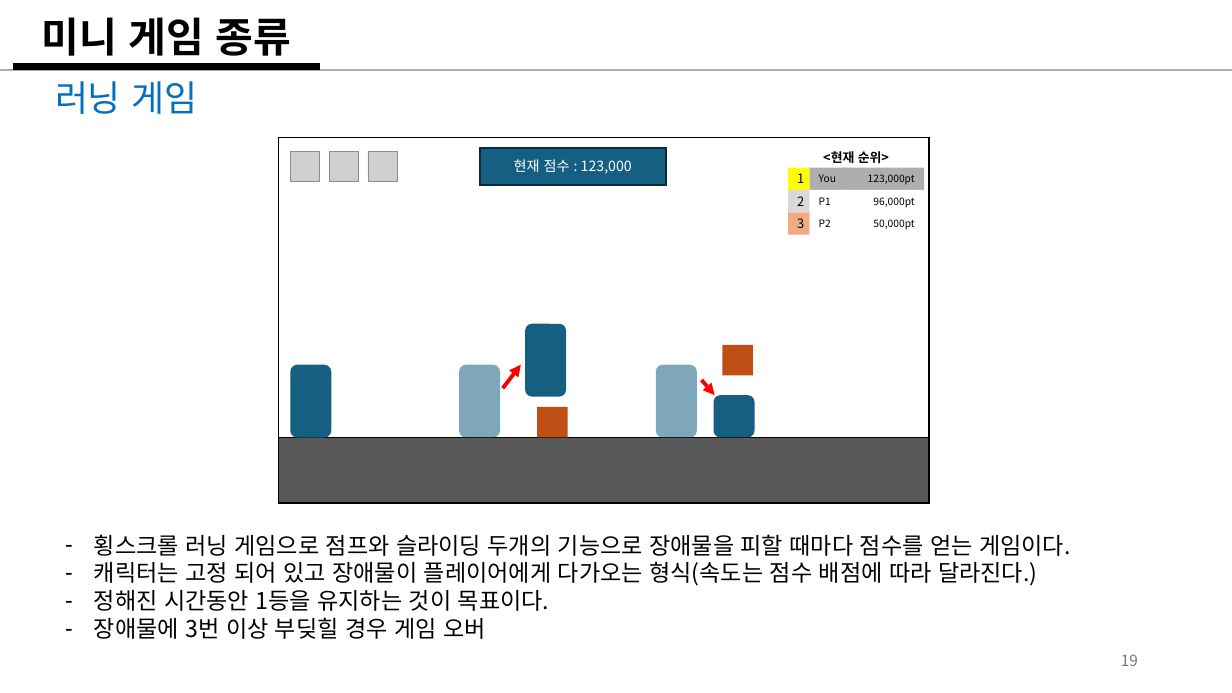
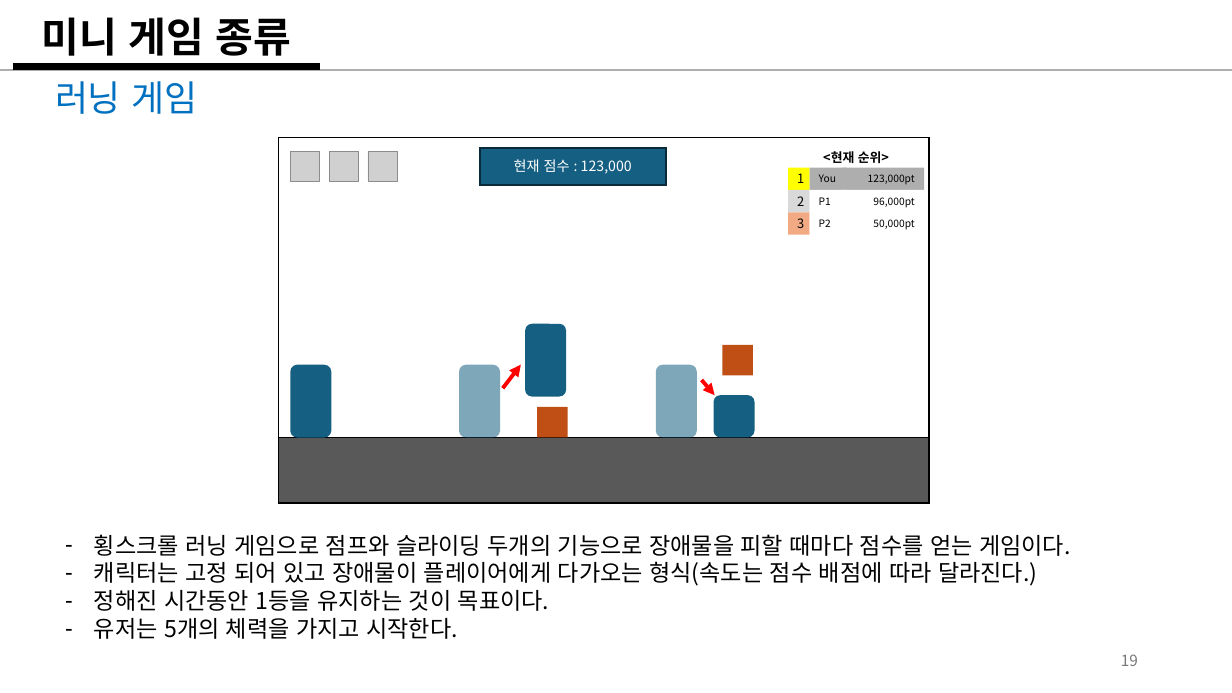
Before and after one commit to weariness00/Mandle_10Minute_Game, a slide deck: slide 19 of document/Please Leave me alone!.pptx. Drawn at 1232x693 pixels with LibreOffice and Linux fonts; fonts in the diff are those of the drawing; grey boxes stand for pictures. Boxes give left, top, right and bottom in pixels: in the first picture for what was removed or moved away, otherwise in the second. Text is boxed around its words. In the diff, an @@ line names an element or a change of style, - is before the commit and + after.

Commit message:
20250216_기획_스팸이벤트 추가 및 체력 시스템 추가

```diff
--- a/document/Please Leave me alone!.pptx
+++ b/document/Please Leave me alone!.pptx
@@ text at [94, 618, 457, 639]: text changed @@
-– 장애물에 3번 이상 부딪힐 경우 게임 오버
+– 유저는 5개의 체력을 가지고 시작한다.
```
Also in this commit, not shown: 1 other slide changed, 1 slide added, 2 other files.
